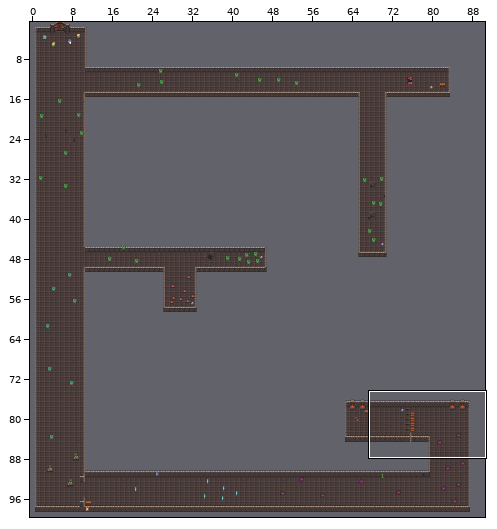
Tiled map, stored at resources/dungeon-03.tmx. Above, an overview of the earlier version with the close-up marked.
Close-up. First the earlier version:
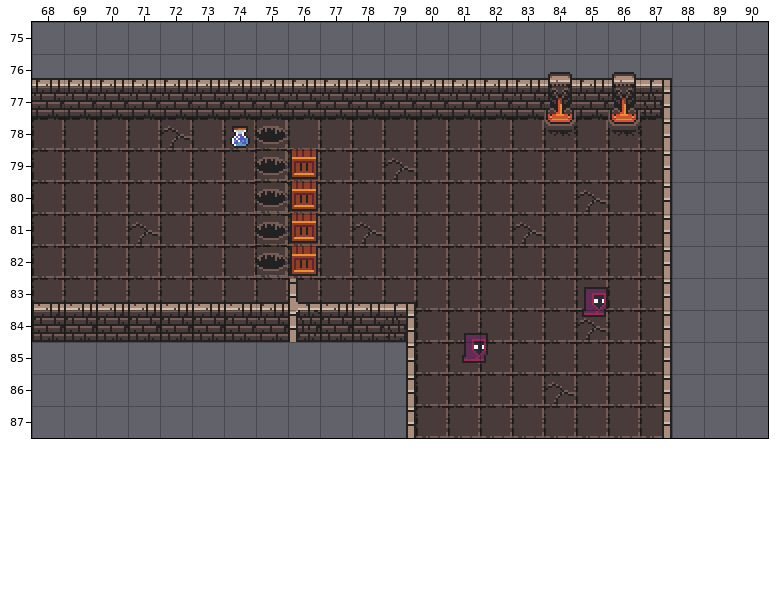
Cells are 16x16 px. Shown: x 68..90, y 75..87. The commit also changed other parts of the map, which this record leaves out.
Now the later version:
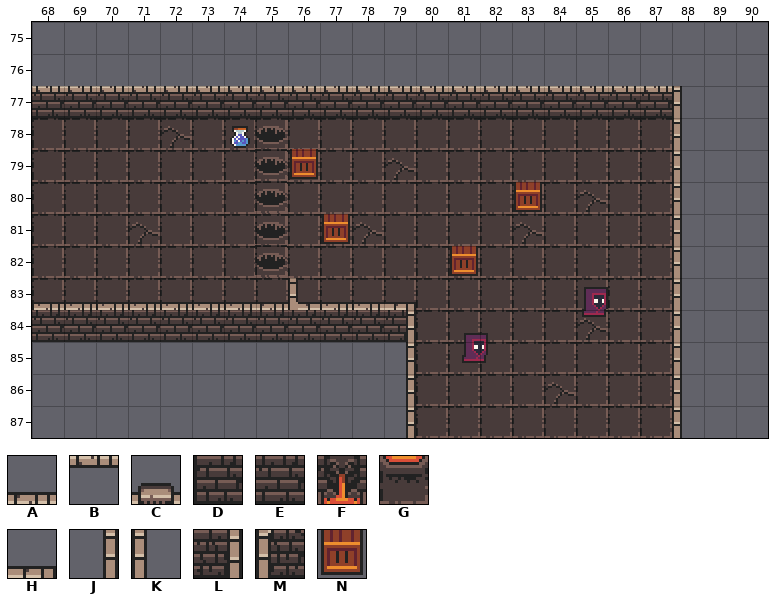
Key: from "dungeon": A 2, B 2 flipped up-down, C 6, D 33, E 34, F 38, G 70, H 227, J 256, K 257, L 259, M 293, N 626.
_ is an empty cell.
Objects are placed by their top-left corner, in cells (3,4 is the top-left corner of cell 3,4); size is 1x1 cell unless given.
Difference:
Layer "Ground":
Tile E is added in row 77 at x 68 to 87; in row 84 at x 68 to 74 and 76 to 79.
Layer "Walls":
Tile B replaces tile E in row 77 at x 68 to 83 and 85.
Tile B replaces tile F in row 77 at x 84 and 86.
Tile B replaces tile L in row 77 at x 87.
Tile J replaces tile L in row 84 at x 79.
Tile K is added in rows 77 to 87 at x 88.
Tile A is removed in row 76 at x 68 to 83 and 85.
Tile C is removed in row 76 at x 84 and 86.
Tile D is removed in row 84 at x 68 to 74 and 77 to 78.
Tile G is removed in row 78 at x 84 and 86.
Tile H is removed in row 76 at x 87.
Tile J is removed in rows 78 to 87 at x 87.
Tile M is removed in row 84 at x 76.
Layer "Items":
Object N "crate" at 76,80 becomes N "crate" at 83,80.
Object N "crate" at 76,81 becomes N "crate" at 77,81.
Object N "crate" at 76,82 becomes N "crate" at 81,82.
Changed places in both close-ups, as pixel boxes (x1, y1, x2, y2):
changed: (32, 72, 682, 438)
